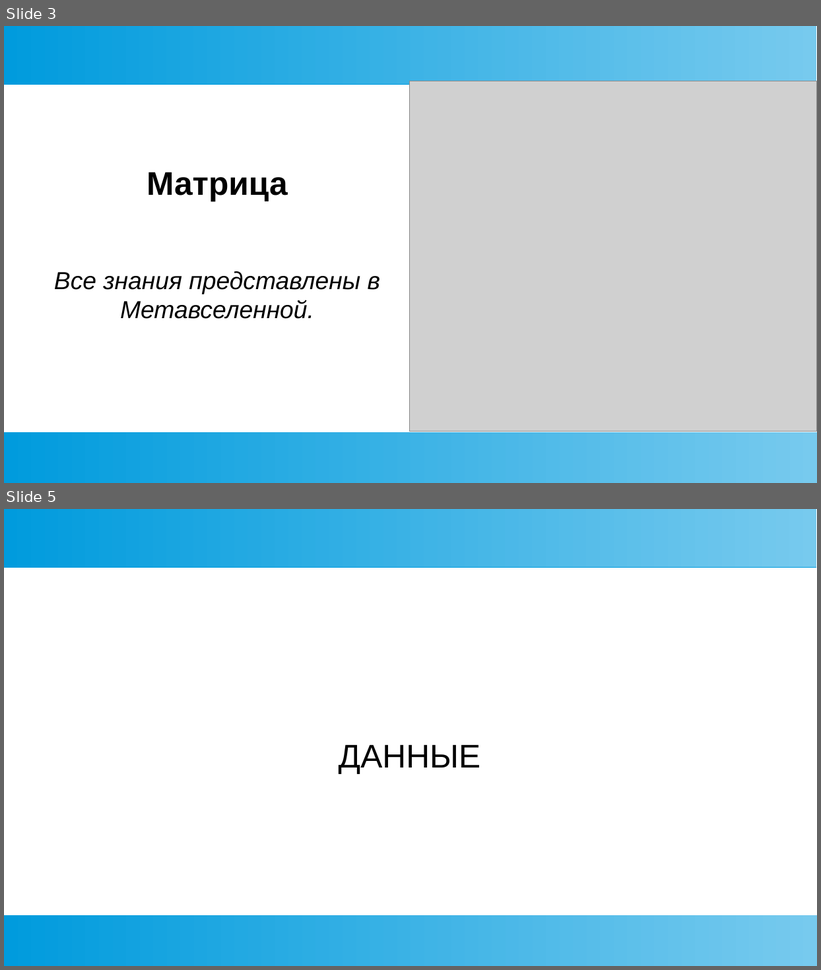
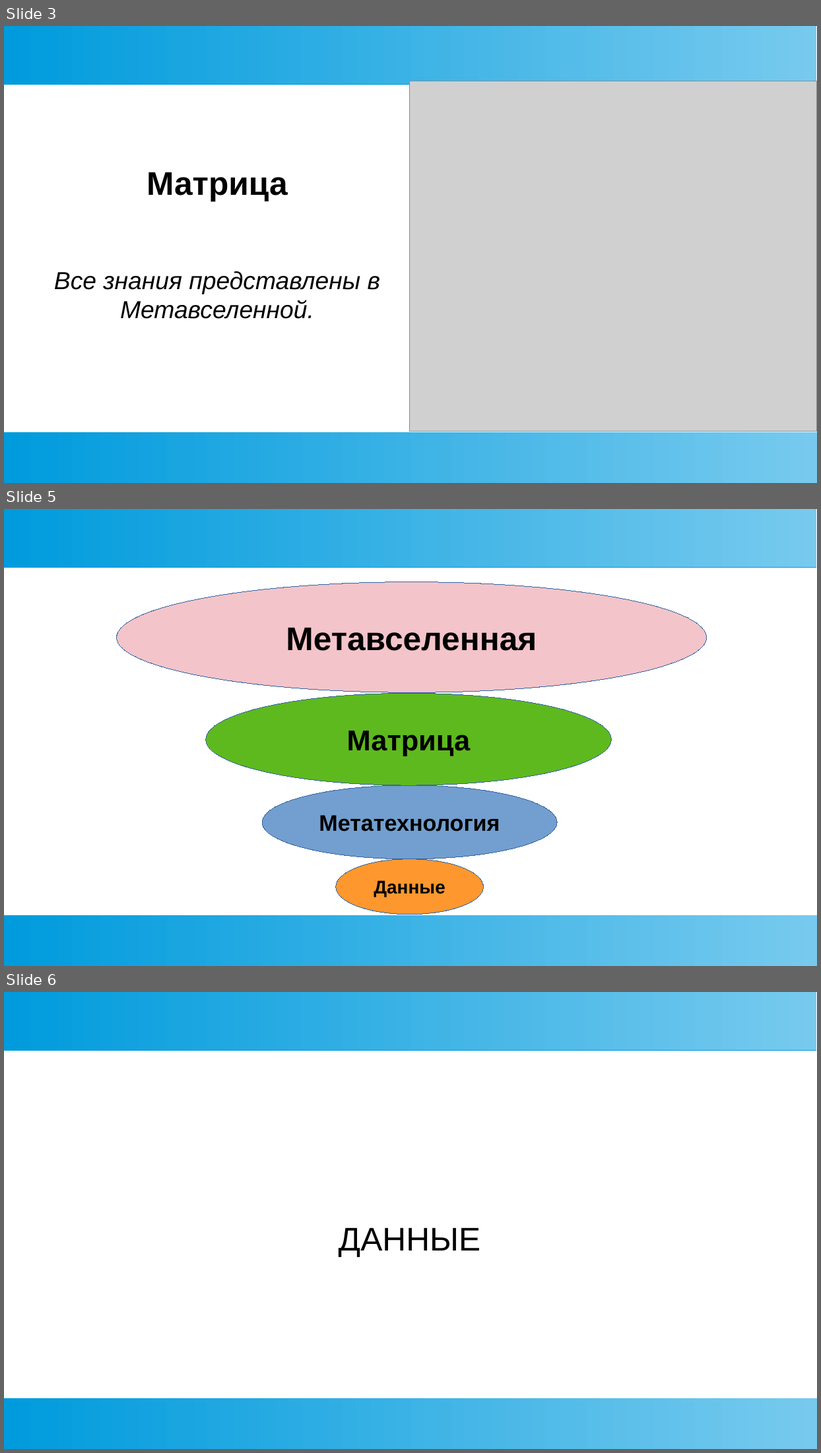
Before and after one commit to danielinux7/anana, a slide deck: docs/metaverse.pptx. Shown one above the other, each under a label of ours: slides 3 and 5 before the commit, slides 3, 5 and 6 after it; the slides between them are not shown. The pictures are 821x970 and 821x1453 pixels, drawn with LibreOffice and Linux fonts; fonts in the diff are those of the drawing; grey boxes stand for pictures. Boxes give left, top, right and bottom in pixels: in the first picture for what was removed or moved away, otherwise in the second. Text is boxed around its words. In the diff, an @@ line names an element or a change of style, - is before the commit and + after.

```diff
--- a/docs/metaverse.pptx
+++ b/docs/metaverse.pptx
@@ slide 5 added at (4,509,817,966), background #FFFFFF; not listed: 2 template elements that a slide beside it also shows @@
@@ ellipse added at (117,582,707,692), fill #EC9BA4 at 58% opacity, outline #3465A4 0 pt, 32 pt, text #000000, bold @@
+Метавселенная
@@ ellipse added at (206,693,612,786), fill #5EB91E, outline #3465A4 0 pt, 28 pt, text #000000, bold @@
+Матрица
@@ ellipse added at (262,786,557,859), fill #729FCF, outline #3465A4 0 pt, 22 pt, text #000000, bold @@
+Метатехнология
@@ ellipse added at (336,859,484,915), fill #FF972F, outline #3465A4 0 pt, 18 pt, text #000000, bold @@
+Данные
@@ what was slide 5 is now slide 6 @@
```
Also in this commit, not shown: 2 slides changed.
